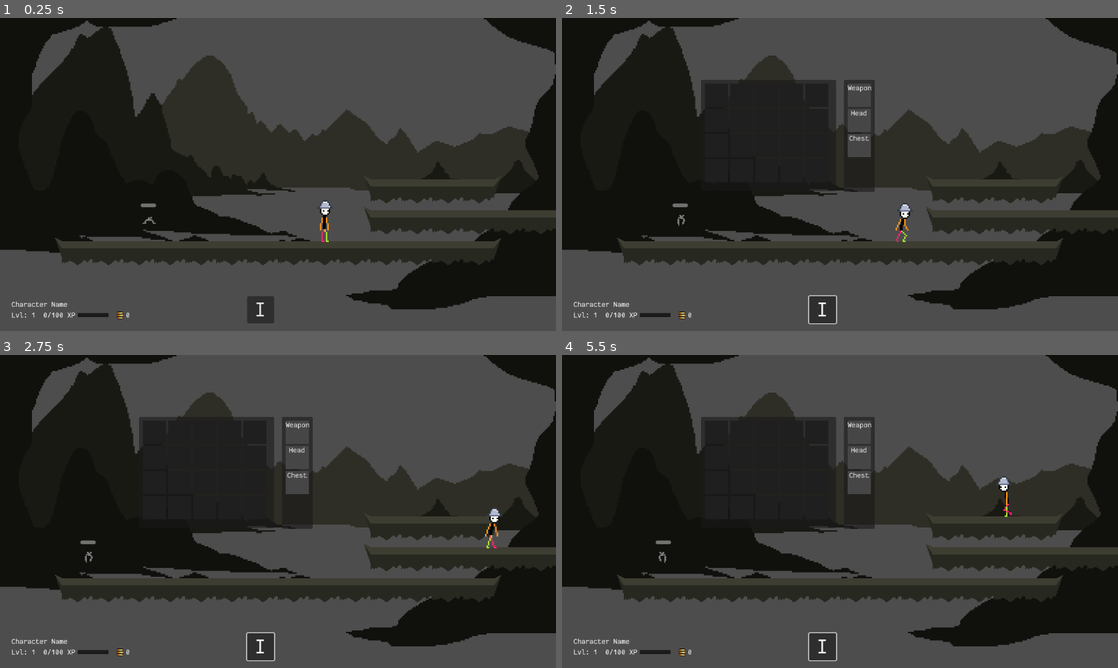
Above: before the commit, frames 1-4 (two rows, left to right).
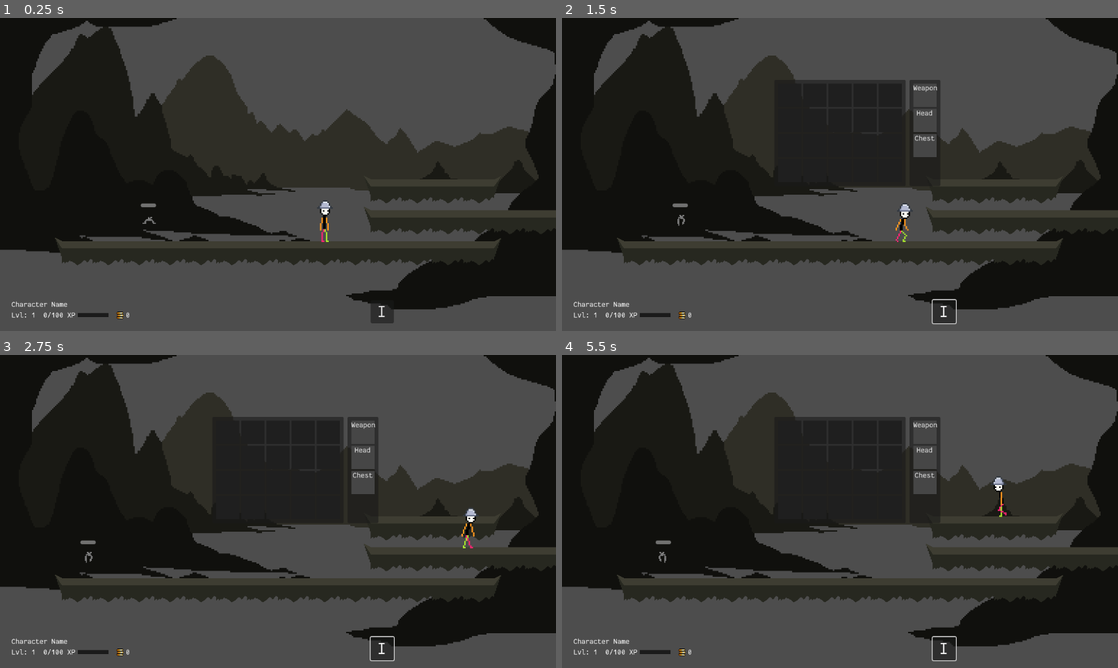
Above: after the commit, the same moments.

Repository: astrimbu/game-test
Game: Godot game, scene res://scenes/World.tscn
Same seed, same stepped clock (60 frames per second), same inputs: the game is played once before the commit and once after it.
Inputs (mouse positions are in pixels of both pictures, inside the frame that each line leads up to):
- Up to frame 1 (0.25 s): no input
- Up to frame 2 (1.5 s): click "I" at 0.5 s; move the mouse to (717, 96) at 1.27 s; hold Right (ui_right) from 1.28 s (still down); hold Space (shoot) from 1.28 s (still down); click (717, 96) at 1.42 s
- Up to frame 3 (2.75 s): keep holding Right (ui_right); tap Up (ui_up) at 1.52, 2.27 s; move the mouse to (166, 527) at 2.02 s; release Space (shoot) at 2.03 s; tap Space (shoot) at 2.1 s; click (166, 527) at 2.17 s
- Up to frame 4 (5.5 s): move the mouse to (739, 433) at 2.77 s; release Right (ui_right) at 2.78 s; hold Left (ui_left) 2.78-3.53 s; hold Space (shoot) 2.78-3.53 s; click (739, 433) at 2.92 s; move the mouse to (767, 433) at 3.52 s; hold Right (ui_right) 3.53-5.03 s; tap Space (shoot) at 3.6, 5.1 s; click (767, 433) at 3.67 s; tap Up (ui_up) at 3.77, 4.52, 5.27 s; move the mouse to (1006, 558) at 4.27 s; hold Space (shoot) 4.28-5.03 s; click (1006, 558) at 4.42 s; tap I (toggle_inventory) at 4.9 s; move the mouse to (673, 464) at 5.02 s; hold Left (ui_left) from 5.03 s (still down); click (673, 464) at 5.17 s

The runs differ from the first frame. In frame 1, 0.6% of the frame differs, in the area x 44-71%, y 88-98%; in frame 2, 3.9%; in frame 3, 4.2%, in the area x 25-91%, y 19-98%; in frame 4, 4.1%.

Commit message:
Adjust UI layout, unequip

Diff:
--- a/scenes/ui/EquipmentUI.tscn
+++ b/scenes/ui/EquipmentUI.tscn
@@ -12,7 +12,7 @@
 [node name="Background" type="Panel" parent="."]
 layout_mode = 0
 offset_right = 64.0
-offset_bottom = 232.0
+offset_bottom = 220.0
 
 [node name="Slots" type="GridContainer" parent="."]
 layout_mode = 0
--- a/scenes/ui/InventoryUI.tscn
+++ b/scenes/ui/InventoryUI.tscn
@@ -12,14 +12,14 @@
 
 [node name="Background" type="Panel" parent="."]
 layout_mode = 0
-offset_right = 280.0
-offset_bottom = 230.0
+offset_right = 272.0
+offset_bottom = 220.0
 
 [node name="Slots" type="GridContainer" parent="."]
 layout_mode = 0
 offset_left = 8.0
 offset_top = 8.0
-offset_right = 272.0
+offset_right = 266.0
 offset_bottom = 172.0
 theme_override_constants/h_separation = 4
 theme_override_constants/v_separation = 4
--- a/scenes/ui/UI.tscn
+++ b/scenes/ui/UI.tscn
@@ -24,23 +24,23 @@
 
 [node name="InventoryUI" parent="." instance=ExtResource("2_vn64w")]
 layout_mode = 0
-offset_left = 288.0
+offset_left = 440.0
 offset_top = 128.0
-offset_right = 288.0
+offset_right = 440.0
 offset_bottom = 128.0
 
 [node name="InventoryButton" type="Button" parent="."]
 custom_minimum_size = Vector2(40, 40)
 layout_mode = 0
-offset_left = 512.0
-offset_top = 576.0
-offset_right = 568.0
+offset_left = 768.0
+offset_top = 584.0
+offset_right = 816.0
 offset_bottom = 632.0
-theme_override_font_sizes/font_size = 45
+theme_override_font_sizes/font_size = 36
 text = "I"
 
 [node name="EquipmentUI" parent="." instance=ExtResource("4_10lru")]
-offset_left = 584.0
+offset_left = 720.0
 offset_top = 128.0
-offset_right = 584.0
+offset_right = 720.0
 offset_bottom = 128.0
--- a/scripts/ui/equipment_slot_ui.gd
+++ b/scripts/ui/equipment_slot_ui.gd
@@ -6,6 +6,7 @@
 
 var slot_type: String = ""  # "weapon", "head", etc.
 var current_item: ItemData = null
+var ui_reference: Control = null
 
 func _ready() -> void:
 	# Connect to equipment change events
@@ -14,6 +15,8 @@
 func setup(type: String, label: String) -> void:
 	slot_type = type
 	slot_label.text = label
+	# Get UI reference from parent EquipmentUI
+	ui_reference = get_parent().get_parent().ui
 	# Check if there's already an item equipped
 	var equipped_item = GameState.player_data.equipment.get(slot_type)
 	if equipped_item:
@@ -34,8 +37,9 @@
 
 func _gui_input(event: InputEvent) -> void:
 	if event is InputEventMouseButton and event.pressed:
-		if event.button_index == MOUSE_BUTTON_RIGHT:
-			unequip_item()
+		match event.button_index:
+			MOUSE_BUTTON_LEFT, MOUSE_BUTTON_RIGHT:
+				unequip_item()
 
 func unequip_item() -> void:
 	if current_item:
@@ -45,3 +49,5 @@
 			var remaining = GameState.player_data.add_item(removed_item)
 			if remaining == 0:
 				EventBus.publish_equipment_changed(slot_type, null)
+				if ui_reference:
+					ui_reference.refresh_ui()
--- a/scripts/ui/equipment_ui.gd
+++ b/scripts/ui/equipment_ui.gd
@@ -2,6 +2,7 @@
 
 @export var slot_scene: PackedScene
 @onready var grid_container: GridContainer = $Slots
+@onready var ui = get_parent()
 
 var slots: Dictionary = {}
 var EQUIPMENT_SLOTS = {
--- a/scripts/ui/resources_ui.gd
+++ b/scripts/ui/resources_ui.gd
@@ -46,3 +46,8 @@
 	var fill_amount = float(level_progress) / max_xp
 	xp_fill.scale.x = fill_amount
 	xp_label.text = "%d/%d XP" % [level_progress, max_xp]
+
+func refresh() -> void:
+	level_label.text = "Lvl: %d" % GameState.player_data.level
+	_update_xp_bar()
+	coins_label.text = str(GameState.player_data.coins)
